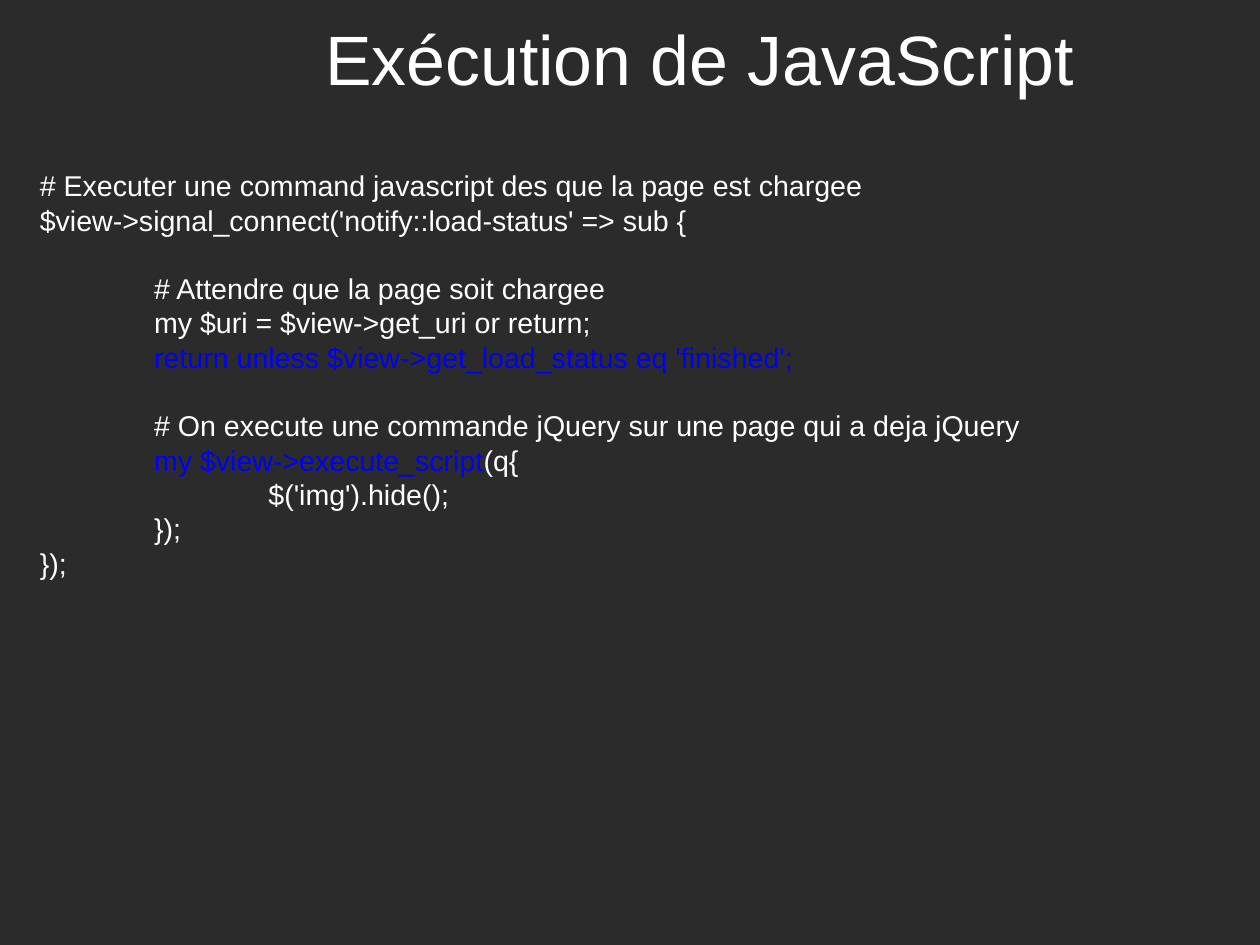
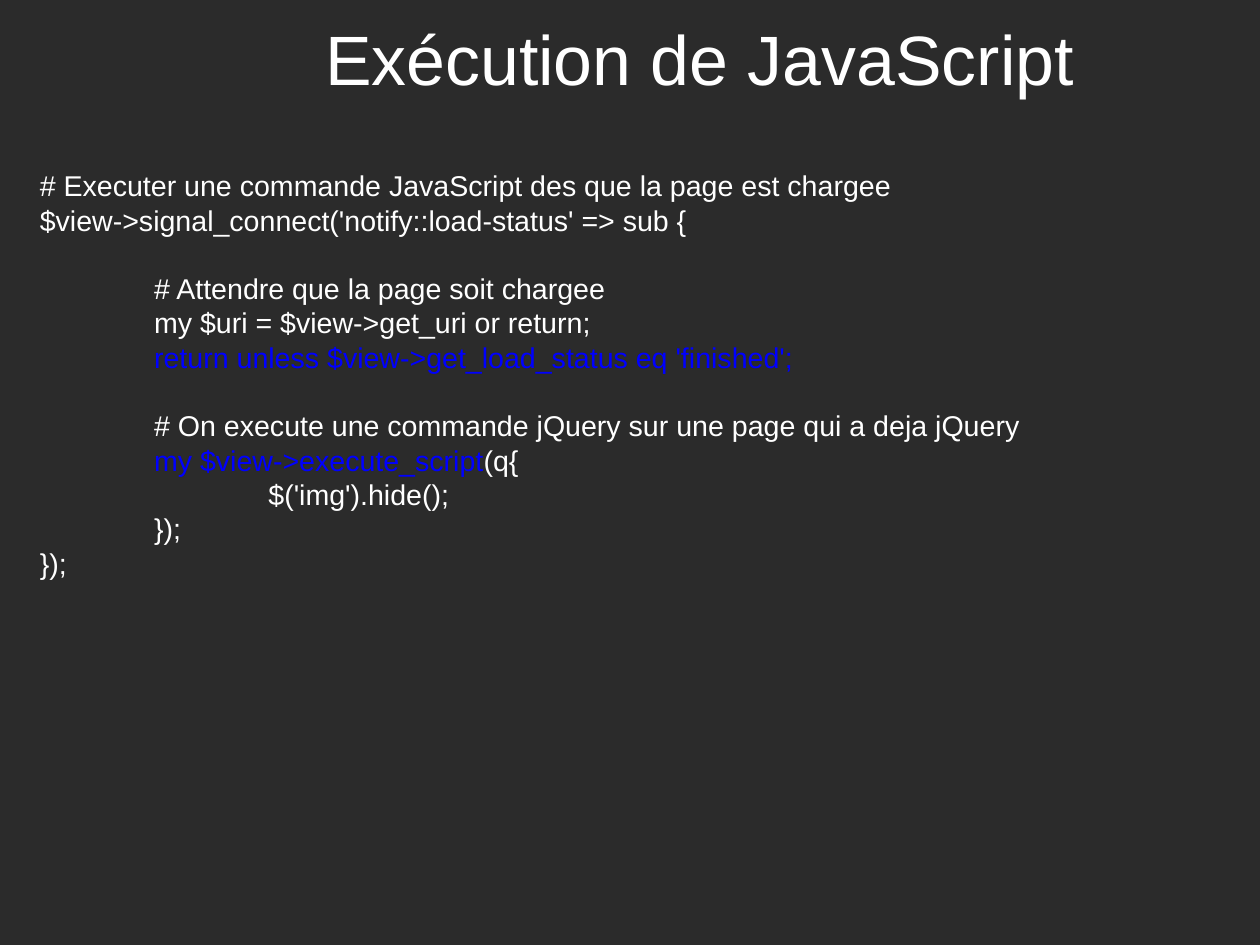
Before and after one commit to potyl/Webkit, a slide deck: slide 20 of WebKit-fr.odp (slide 18 before the commit). Drawn at 1260x945 pixels with LibreOffice and Linux fonts; fonts in the diff are those of the drawing; background and template pictures are left out; a plain dark background stands for a picture behind light text. Boxes give left, top, right and bottom in pixels: in the first picture for what was removed or moved away, otherwise in the second. Text is boxed around its words. In the diff, an @@ line names an element or a change of style, - is before the commit and + after.

```diff
--- a/WebKit-fr.odp
+++ b/WebKit-fr.odp
@@ text at bbox=[64, 175, 890, 202]: text changed @@
-# Executer une command javascript des que la page est chargee
+# Executer une commande JavaScript des que la page est chargee
```
Also in this commit, not shown: 3 other slides changed, 2 slides added.
